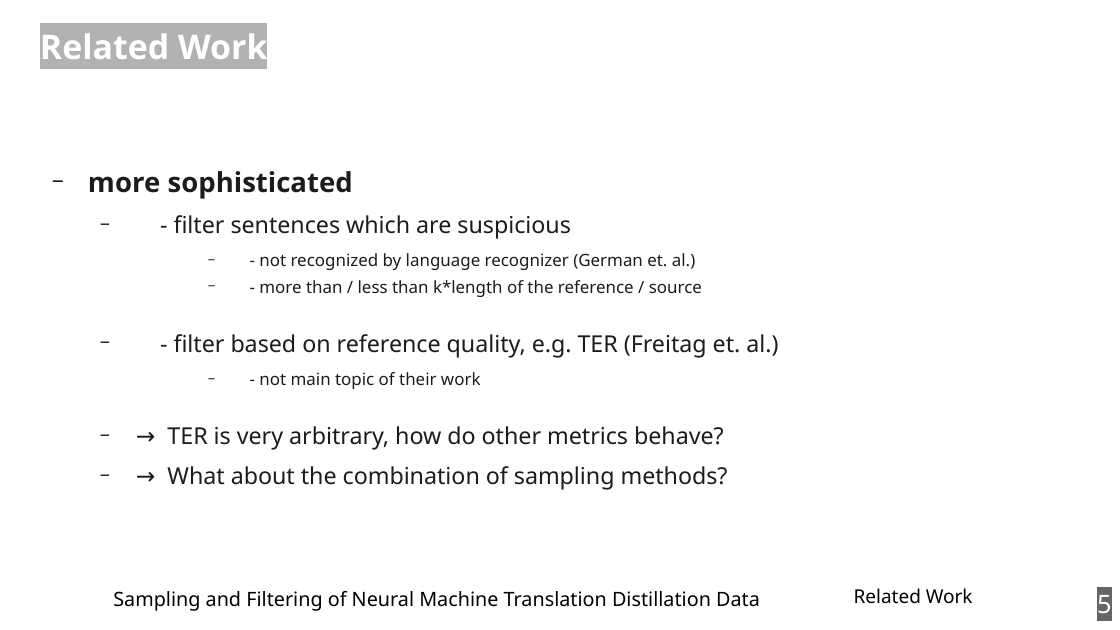
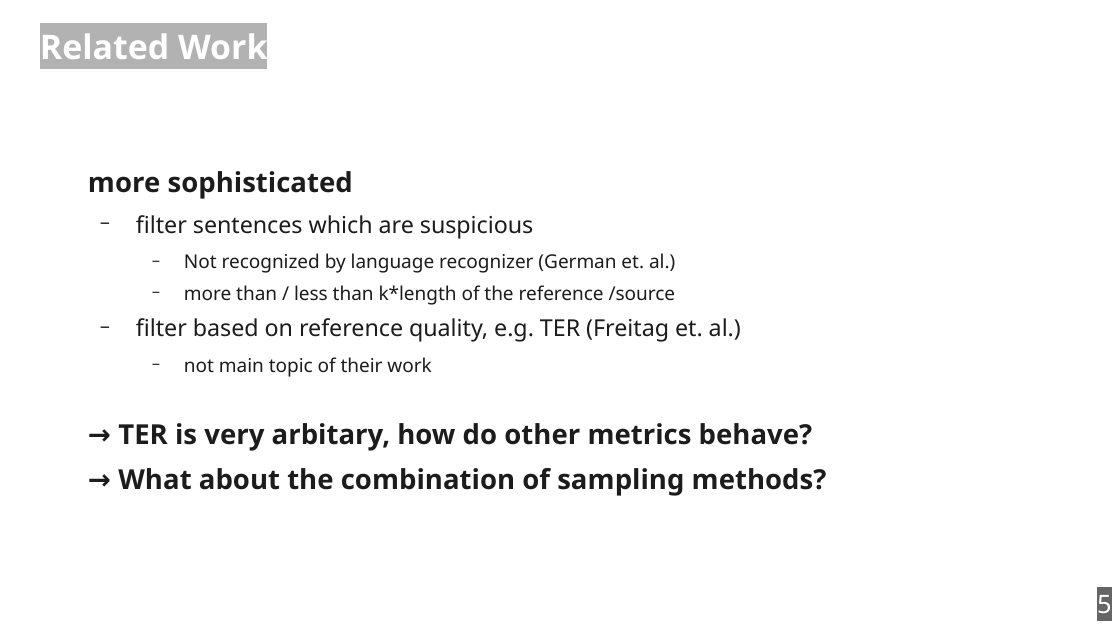
Before and after one commit to zouharvi/reference-mt-distill, a slide deck: slide 5 of meta/final_presentation.odp. Drawn at 1120x630 pixels with LibreOffice and Linux fonts; fonts in the diff are those of the drawing. Boxes give left, top, right and bottom in pixels: in the first picture for what was removed or moved away, otherwise in the second. Text is boxed around its words. In the diff, an @@ line names an element or a change of style, - is before the commit and + after.

Commit message:
Final Presentation: Updated

```diff
--- a/meta/final_presentation.odp
+++ b/meta/final_presentation.odp
@@ text at (x1=88, y1=171, x2=827, y2=496): size 16.5 to 19.5 pt, bold on in "→ What about the combination of sampling ..."; bullet − to none; list level 2 to 1 in "→ What about the combination ..." @@
@@ text at (x1=118, y1=215, x2=813, y2=451): text changed; size 16.5 to 13.5 pt @@
-  − - filter sentences which are suspicious
-      − - not recognized by language recognizer (German et. al.)
-      − - more than / less than k*length of the reference / source
-  − - filter based on reference quality, e.g. TER (Freitag et. al.)
-      − - not main topic of their work
-  − → TER is very arbitrary, how do other metrics behave?
+  − filter sentences which are suspicious
+    − Not recognized by language recognizer (German et. al.)
+    − more than / less than k*length of the reference /source
+  − filter based on reference quality, e.g. TER (Freitag et. al.)
+    − not main topic of their work
+→ TER is very arbitary, how do other metrics behave?
@@ text removed at (x1=113, y1=591, x2=760, y2=611) @@
-Sampling and Filtering of Neural Machine Translation Distillation Data
@@ text removed at (x1=854, y1=588, x2=973, y2=604) @@
-Related Work
```
Also in this commit, not shown: 18 other slides changed.
